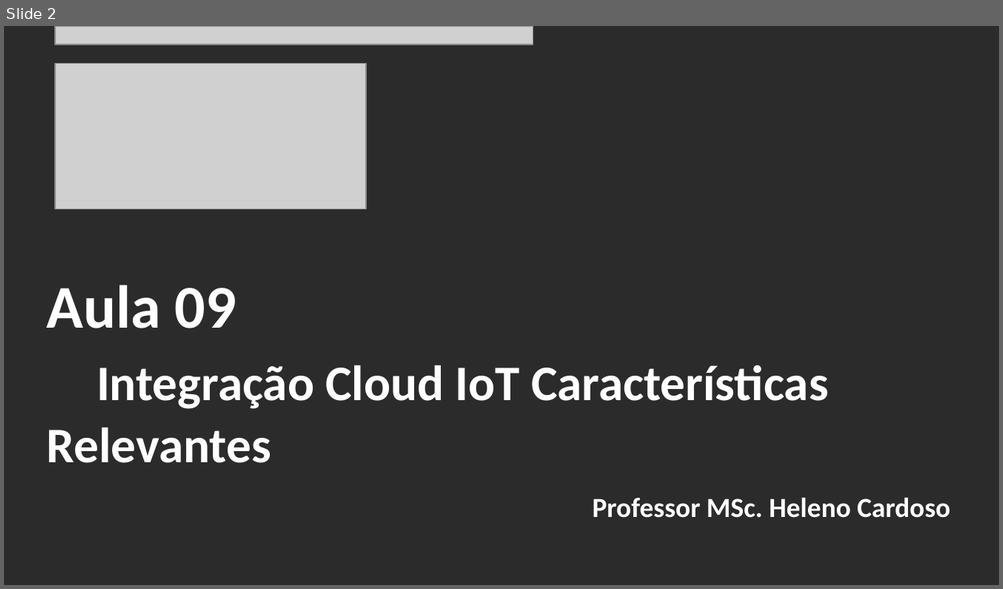
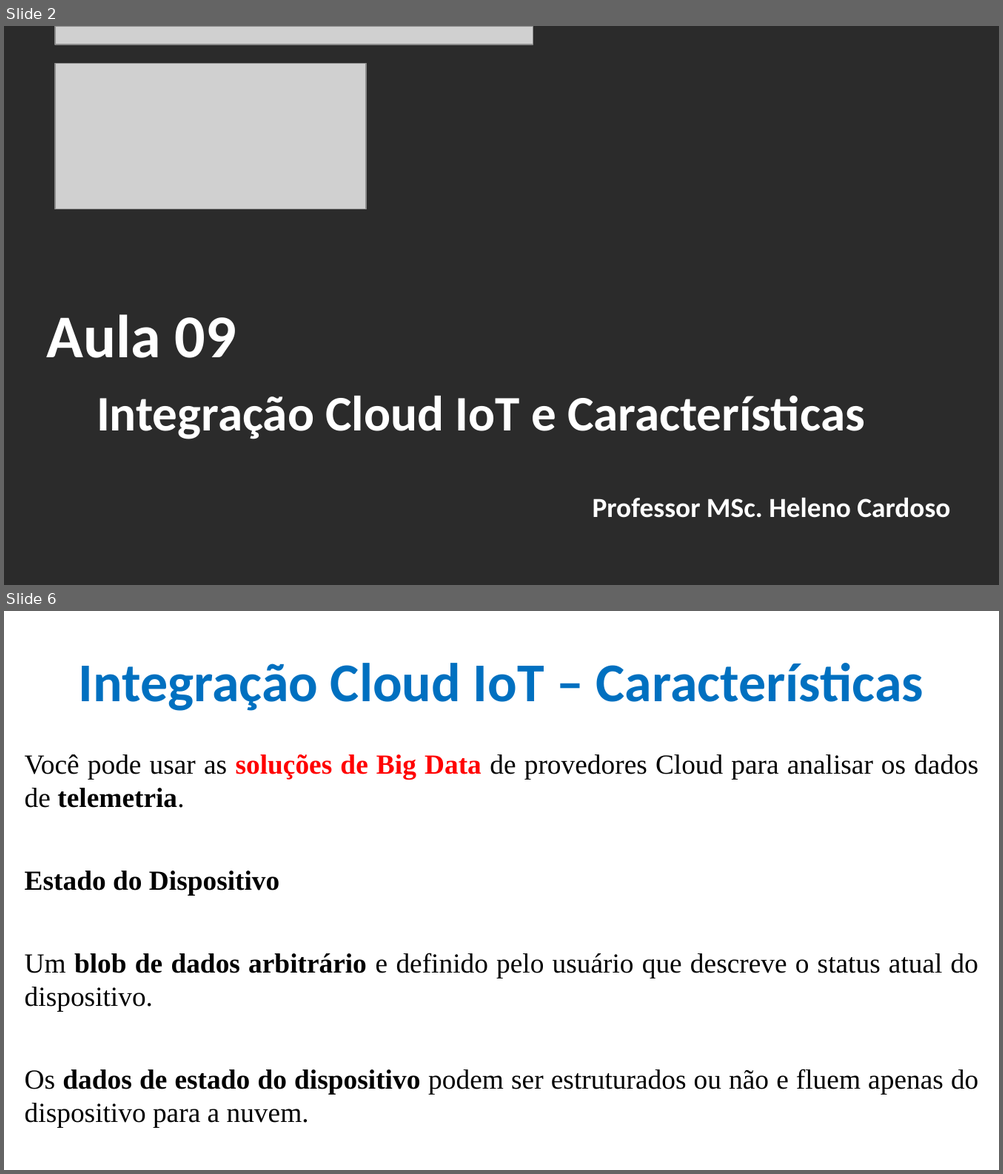
Before and after one commit to CloudEducationBrazil/WydenArea1AplicacaoCloudIndustria40Python, a slide deck: 01 Classes/Aula 09 - Aplicação Cloud Indústria 40 Python IoT - Integração Cloud IoT Características Relevantes.pptx. Shown one above the other, each under a label of ours: slide 2 before the commit, slides 2 and 6 after it; the slides between them are not shown. The pictures are 1003x589 and 1003x1174 pixels, drawn with LibreOffice and Linux fonts; fonts in the diff are those of the drawing; grey boxes stand for pictures; background and template pictures are left out; a plain dark background stands for a picture behind light text. Boxes give left, top, right and bottom in pixels: in the first picture for what was removed or moved away, otherwise in the second. Text is boxed around its words. In the diff, an @@ line names an element or a change of style, - is before the commit and + after.

Commit message:
Aula 09 Cloud IoT Python Indústria 4.0 e Outros 09maio2023

```diff
--- a/01 Classes/Aula 09 - Aplicação Cloud Indústria 40 Python IoT - Integração Cloud IoT Características Relevantes.pptx
+++ b/01 Classes/Aula 09 - Aplicação Cloud Indústria 40 Python IoT - Integração Cloud IoT Características Relevantes.pptx
@@ slide 6 added at (4, 611, 999, 1170), background picture (left out) @@
@@ title added at (79, 663, 923, 711), 39.6 pt, text #0070C0, bold @@
+Integração Cloud IoT – Características
@@ text added at (25, 755, 978, 1128), 20 pt, text #000000 @@
+Você pode usar as soluções de Big Data de provedores Cloud para analisar os dados de telemetria.
+Estado do Dispositivo
+Um blob de dados arbitrário e definido pelo usuário que descreve o status atual do dispositivo.
+Os dados de estado do dispositivo podem ser estruturados ou não e fluem apenas do dispositivo para a nuvem.
@@ slide 2 changed as well @@
@@ title at (47, 315, 865, 440): text changed @@
-Aula 09
-Integração Cloud IoT Características Relevantes
+Aula 09
+Integração Cloud IoT e Características
```
Also in this commit, not shown: 4 other slides changed, 19 other slides added, 2 slides removed, 4 other files.
